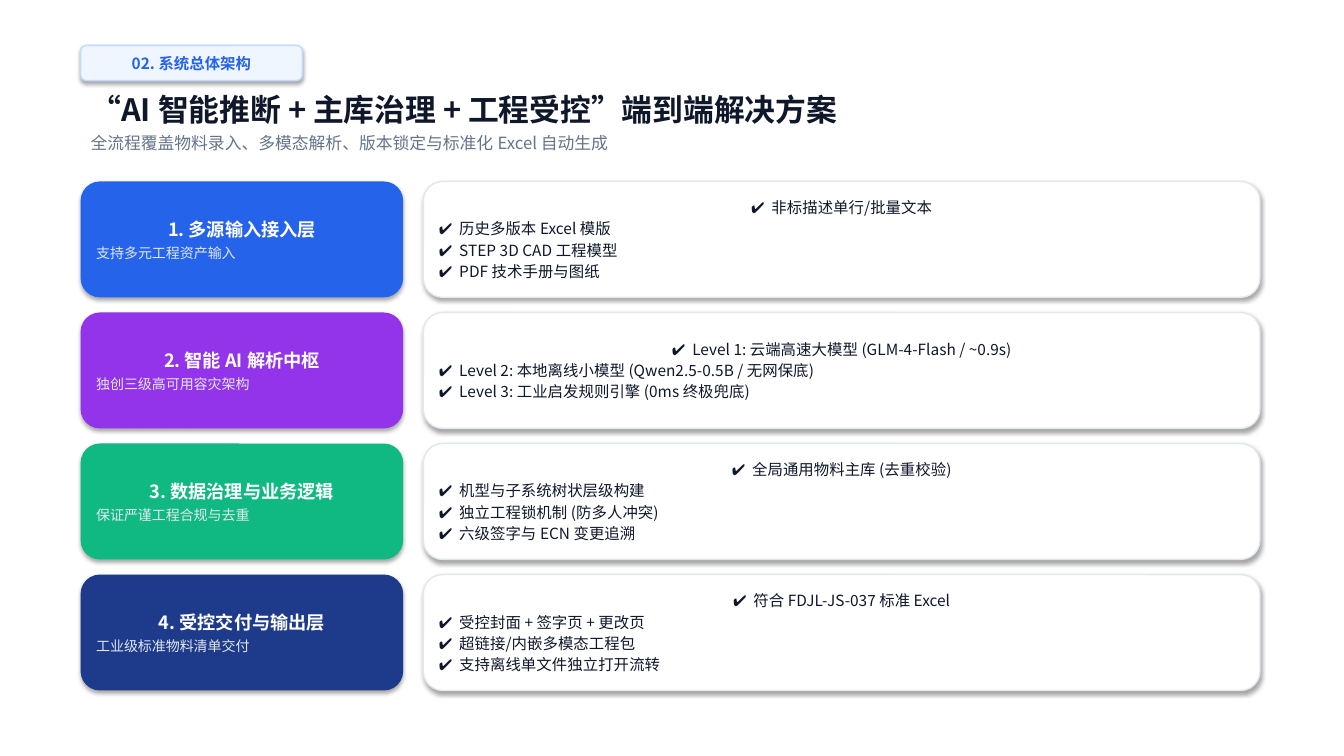
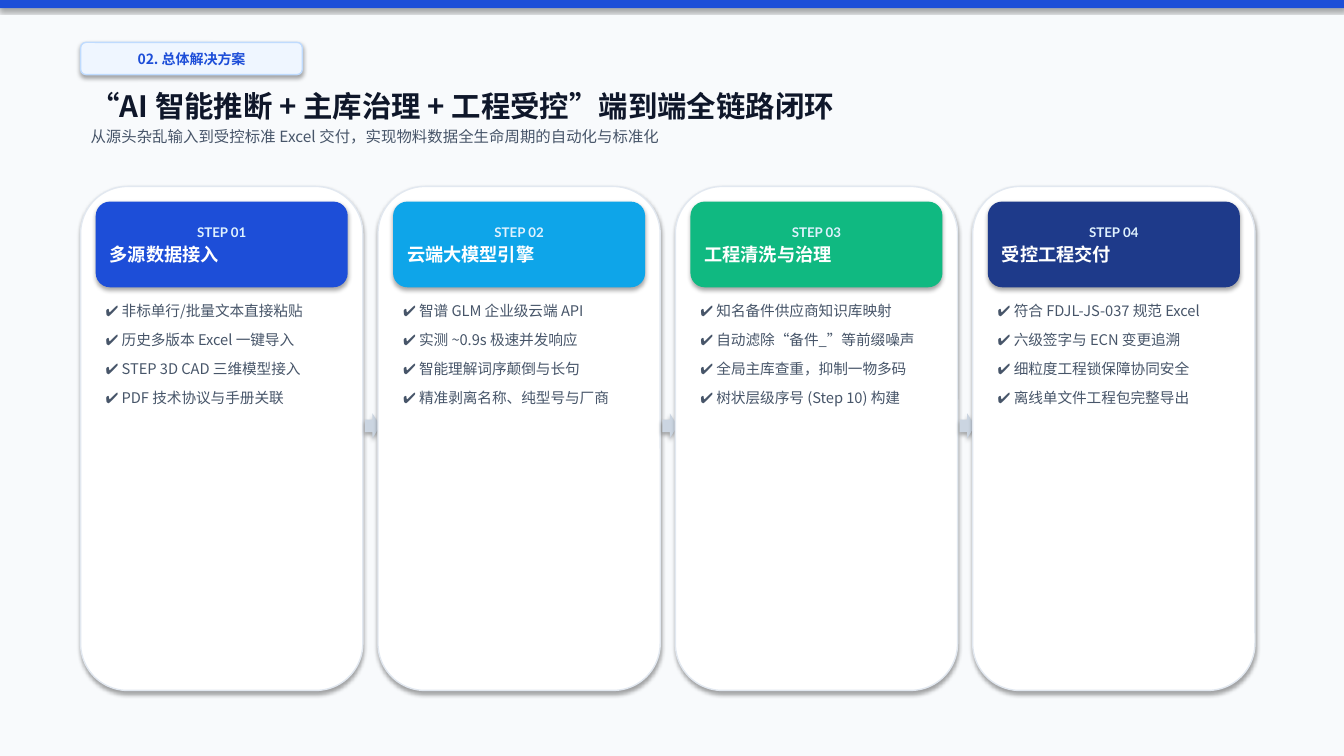
Before and after one commit to chdliulong-svg/SBOM, a slide deck: slide 3 of Service_BOM_AI应用案例分享.pptx. Drawn at 1344x756 pixels with LibreOffice and Linux fonts; fonts in the diff are those of the drawing. Boxes give left, top, right and bottom in pixels: in the first picture for what was removed or moved away, otherwise in the second. Text is boxed around its words. In the diff, an @@ line names an element or a change of style, - is before the commit and + after.

```diff
--- a/Service_BOM_AI应用案例分享.pptx
+++ b/Service_BOM_AI应用案例分享.pptx
@@ rectangle added at bbox=[0, 0, 1344, 756], fill #F8FAFC @@
@@ rectangle added at bbox=[0, 0, 1344, 8], fill #1D4ED8 @@
@@ rounded rectangle "02. 总体解决方案": place and size @@
-rounded rectangle "02. 总体解决方案" at bbox=[81, 45, 302, 81]
+rounded rectangle "02. 总体解决方案" at bbox=[81, 42, 302, 75]
@@ text in rounded rectangle at bbox=[138, 52, 246, 65]: text changed; size 11 to 10 pt; text colour #2563EB to #1D4ED8 @@
-02. 系统总体架构
+02. 总体解决方案
@@ text at bbox=[91, 92, 834, 144]: text changed; size 12 to 11 pt; text colour #64748B to #475569 @@
-“AI 智能推断 + 主库治理 + 工程受控”端到端解决方案
-全流程覆盖物料录入、多模态解析、版本锁定与标准化 Excel 自动生成
+“AI 智能推断 + 主库治理 + 工程受控”端到端全链路闭环
+从源头杂乱输入到受控标准 Excel 交付，实现物料数据全生命周期的自动化与标准化
@@ rounded rectangle: place and size @@
-rounded rectangle at bbox=[81, 313, 403, 429]
+rounded rectangle at bbox=[81, 187, 363, 691]
@@ rounded rectangle at bbox=[81, 187, 363, 691]: fill #9333EA to #FFFFFF; outline none to #E2E8F0 1 pt @@
@@ rounded rectangle "STEP 01": place and size @@
-rounded rectangle "STEP 01" at bbox=[81, 181, 403, 297]
+rounded rectangle "STEP 01" at bbox=[96, 202, 348, 287]
@@ rounded rectangle "STEP 01" at bbox=[96, 202, 348, 287]: fill #2563EB to #1D4ED8 @@
@@ rounded rectangle added at bbox=[378, 187, 660, 691], fill #FFFFFF, outline #E2E8F0 1 pt @@
@@ rounded rectangle added at bbox=[393, 202, 645, 287], fill #0EA5E9, 13 pt, text #FFFFFF, bold @@
+STEP 02
+云端大模型引擎
@@ rounded rectangle removed at bbox=[423, 181, 1260, 297] @@
-✔ 非标描述单行/批量文本
-✔ 历史多版本 Excel 模版
-✔ STEP 3D CAD 工程模型
-✔ PDF 技术手册与图纸
@@ rounded rectangle added at bbox=[676, 187, 958, 691], fill #FFFFFF, outline #E2E8F0 1 pt @@
@@ rounded rectangle added at bbox=[691, 202, 943, 287], fill #10B981, 13 pt, text #FFFFFF, bold @@
+STEP 03
+工程清洗与治理
@@ rounded rectangle added at bbox=[973, 187, 1255, 691], fill #FFFFFF, outline #E2E8F0 1 pt @@
@@ rounded rectangle added at bbox=[988, 202, 1240, 287], fill #1E3A8A, 9.5 pt, text #E0F2FE, bold @@
+STEP 04
+受控工程交付
@@ text in rounded rectangle at bbox=[110, 227, 246, 263]: text changed; size 10 to 9.5 pt; font Noto Sans CJK SC to Lato; text colour #E2E8F0 to #E0F2FE; bold on @@
-1. 多源输入接入层
-支持多元工程资产输入
+STEP 01
+多源数据接入
@@ text added at bbox=[122, 303, 303, 404], 10.5 pt, text #475569 @@
+✔ 非标单行/批量文本直接粘贴
+✔ 历史多版本 Excel 一键导入
+✔ STEP 3D CAD 三维模型接入
+✔ PDF 技术协议与手册关联
@@ text added at bbox=[419, 303, 609, 404], 10.5 pt, text #475569 @@
+✔ 智谱 GLM 企业级云端 API
+✔ 实测 ~0.9s 极速并发响应
+✔ 智能理解词序颠倒与长句
+✔ 精准剥离名称、纯型号与厂商
@@ rounded rectangle removed at bbox=[423, 313, 1260, 429] @@
-✔ Level 1: 云端高速大模型 (GLM-4-Flash / ~0.9s)
-✔ Level 2: 本地离线小模型 (Qwen2.5-0.5B / 无网保底)
-✔ Level 3: 工业启发规则引擎 (0ms 终极兜底)
@@ text added at bbox=[716, 303, 915, 407], 10.5 pt, text #475569 @@
+✔ 知名备件供应商知识库映射
+✔ 自动滤除“备件_”等前缀噪声
+✔ 全局主库查重，抑制一物多码
+✔ 树状层级序号 (Step 10) 构建
@@ text added at bbox=[1014, 303, 1199, 404], 10.5 pt, text #475569 @@
+✔ 符合 FDJL-JS-037 规范 Excel
+✔ 六级签字与 ECN 变更追溯
+✔ 细粒度工程锁保障协同安全
+✔ 离线单文件工程包完整导出
@@ text in rounded rectangle at bbox=[96, 351, 320, 390]: text removed @@
-2. 智能 AI 解析中枢
-独创三级高可用容灾架构
@@ right arrow added at bbox=[365, 413, 380, 439], fill #CBD5E1 @@
@@ right arrow added at bbox=[662, 413, 678, 439], fill #CBD5E1 @@
@@ right arrow added at bbox=[960, 413, 975, 439], fill #CBD5E1 @@
@@ rounded rectangle removed at bbox=[81, 444, 403, 560] @@
-3. 数据治理与业务逻辑
-保证严谨工程合规与去重
@@ rounded rectangle removed at bbox=[423, 444, 1260, 560] @@
-✔ 全局通用物料主库 (去重校验)
-✔ 机型与子系统树状层级构建
-✔ 独立工程锁机制 (防多人冲突)
-✔ 六级签字与 ECN 变更追溯
@@ rounded rectangle removed at bbox=[81, 575, 403, 691] @@
-4. 受控交付与输出层
-工业级标准物料清单交付
@@ rounded rectangle removed at bbox=[423, 575, 1260, 691] @@
-✔ 符合 FDJL-JS-037 标准 Excel
-✔ 受控封面 + 签字页 + 更改页
-✔ 超链接/内嵌多模态工程包
-✔ 支持离线单文件独立打开流转
```
Also in this commit, not shown: 9 other slides changed, 1 slide added, 1 slide removed, 2 other files.
